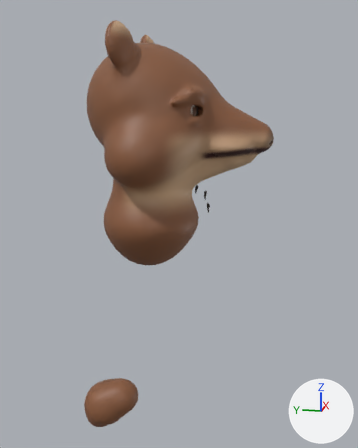
One commit to the glTF model public/humans/animals/female_bear.glb: the scene before it, then after it.
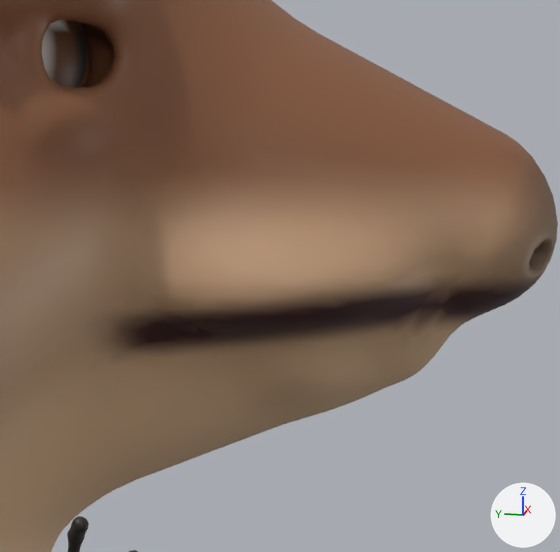
Each version appears first from a 50 mm lens placed at (-0.838, -0.267, 1.58), pointed at (-0.029, -0.106, 1.378), and next in a close-up on the part from 51% to 77% of the width and 23% to 43% of the height. The lights are fixed; the arrows at lower right show +X, +Y and +Z. The last two pictures show the newer version. Vertices at exactly the same position are counted once.

In view in the first close-up: 'AnimalEyeR', 'AnimalHead' and 1 more.
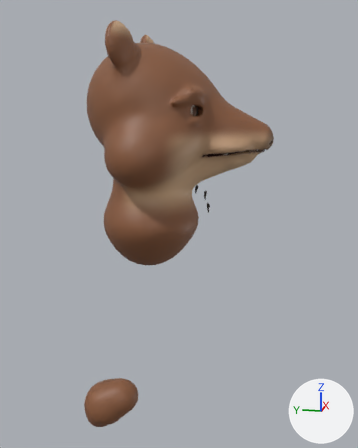
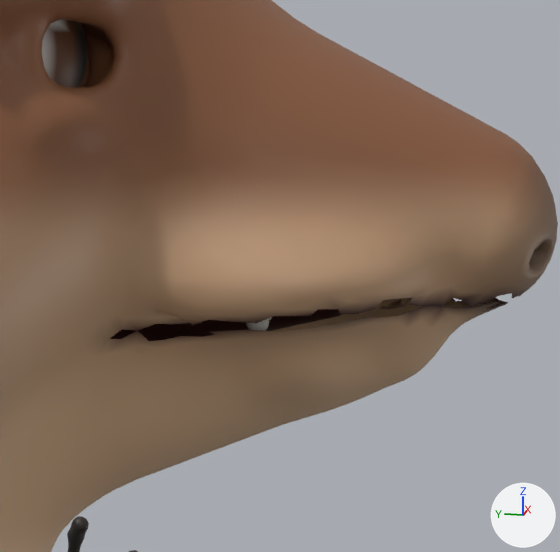
Diff of the bpy script that builds the scene:
```diff
--- a/public/humans/animals/female_bear.glb.py
+++ b/public/humans/animals/female_bear.glb.py
@@ me_animalhead @@
 # used by ob_animalhead; location = (0.0, 0.0, 0.0)
-me_animalhead.from_pydata(...)  # 15858 vertices, 31636 faces; spans x -0.136..0.136, y -0.258..0.055, z 1.294..1.698
+me_animalhead.from_pydata(...)  # 15698 vertices, 31145 faces; spans x -0.136..0.136, y -0.258..0.055, z 1.294..1.698
+# me_animalhead part 1
+# 160 vertices are removed from x -0.046..0.046, y -0.248..-0.156, z 1.496..1.506
+# 491 faces are deleted
+# me_animalhead part 2: 803 kept faces spanning x -0.055..0.057, y -0.255..-0.138, z 1.485..1.514 get new vertex colours
 me_animalhead.materials.append(mat_defaultmaterial_002)
```

Where the change shows, as pixel boxes [x1, y1, x2, y2] in the close-ups (560 x 552 px):
part 1 of me_animalhead, deleted: before [110, 293, 519, 341]
part 2 of me_animalhead, recoloured (lighter): [108, 275, 537, 360] in both
